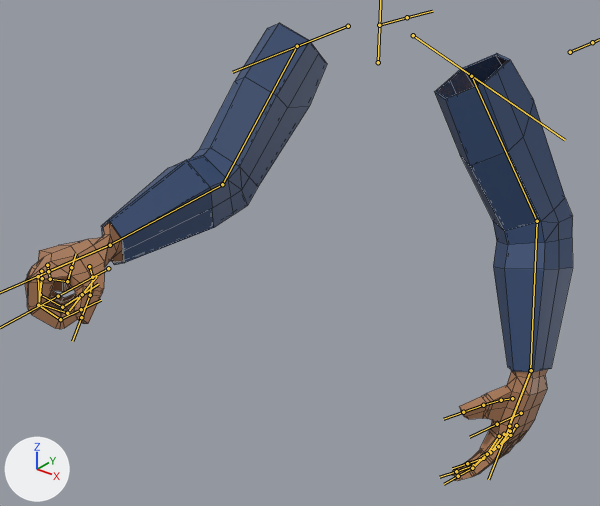
The FBX model Brackeys-Game-Jam Unity/Assets/Resources/Player/Character Arms.fbx, before and after one commit.
The view is the same before and after, from a 50 mm camera at (0.888, -1.353, 0.371) aimed at (0.008, -0.253, -0.311). The axes (+X, +Y, +Z) are drawn at lower left. The lights are the same throughout. Both versions are drawn at frame 15 of the action 'Armature|02_Idle_Flashlight'; the numbers are the values there. The bones that bend it are drawn over the model as lines. Mesh edges are drawn as thin lines.

Objects in the first picture: 'Human Arms', 'Human Arms.001'.
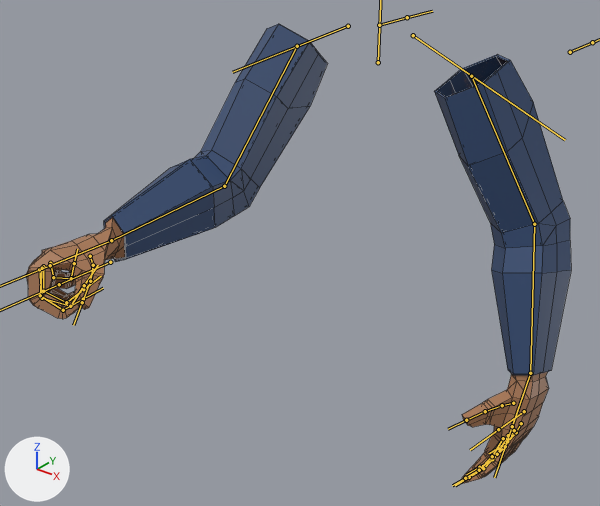
Pixel boxes [x1, y1, x2, y2] of what changed, in the pictures (600 x 506 px):
'Human Arms.001', posed: before [102, 23, 573, 372]; after [104, 24, 571, 375]
'Human Arms', posed: before [25, 56, 548, 481]; after [26, 58, 549, 483]
bone 'UpperArm.L', root to tip: before (471, 76) to (537, 221); after (471, 76) to (534, 224)
bone 'LowerArm.L', root to tip: before (537, 221) to (530, 370); after (534, 224) to (530, 373)
bone 'Hand.L', root to tip: before (530, 370) to (508, 426); after (530, 373) to (512, 427)
bone 'RingFinger1.L', root to tip: before (510, 431) to (498, 446); after (514, 430) to (505, 446)
bone 'RingFinger3.L', root to tip: before (483, 458) to (467, 463); after (492, 459) to (479, 467)
bone 'MiddleFinger1.L', root to tip: before (504, 434) to (490, 452); after (508, 435) to (497, 454)
bone 'MiddleFinger3.L', root to tip: before (473, 465) to (456, 471); after (483, 468) to (469, 477)
bone 'Thumb2.L', root to tip: before (501, 400) to (483, 405); after (502, 405) to (485, 411)
bone 'UpperArm.R', root to tip: before (297, 46) to (222, 184); after (297, 46) to (224, 186)
bone 'LowerArm.R', root to tip: before (222, 184) to (109, 245); after (224, 186) to (111, 240)
bone 'Hand.R', root to tip: before (109, 245) to (47, 271); after (111, 240) to (49, 266)

What the commit changed:
Bone 'UpperArm.L' (bone_upperarm_l) turns from (-18, 13, -71) to (-16, 13, -72) degrees about its own x, y and z.
Bone 'LowerArm.L' (bone_lowerarm_l) turns from (35, 0, 0) to (32, 0, 0) degrees about its own x, y and z.
Bone 'Hand.L' (bone_hand_l) turns from (6, -15, -20) to (1, -15, -21) degrees about its own x, y and z.
Bone 'RingFinger1.L' (bone_ringfinger1_l) moves from (0.003, -0.001, 0.0) to (0.002, -0.001, 0.0).
Bone 'RingFinger1.L' (bone_ringfinger1_l) turns from (0, 0, -14) to (0, 0, -10) degrees about its own x, y and z.
Bone 'RingFinger3.L' (bone_ringfinger3_l) turns from (0, 0, -14) to (0, 0, -10) degrees about its own x, y and z.
Bone 'MiddleFinger1.L' (bone_middlefinger1_l) moves from (0.003, -0.001, 0.0) to (0.002, -0.001, 0.0).
Bone 'MiddleFinger1.L' (bone_middlefinger1_l) turns from (0, 0, -14) to (0, 0, -10) degrees about its own x, y and z.
Bone 'MiddleFinger3.L' (bone_middlefinger3_l) turns from (0, 0, -14) to (0, 0, -10) degrees about its own x, y and z.
Bone 'Thumb2.L' (bone_thumb2_l) turns from (-5, -3, -2) to (0, 0, 0) degrees about its own x, y and z.
Bone 'UpperArm.R' (bone_upperarm_r) turns from (40, -1, 85) to (39, -1, 84) degrees about its own x, y and z.
Bone 'LowerArm.R' (bone_lowerarm_r) turns from (40, 0, 0) to (43, 0, 0) degrees about its own x, y and z.
Bone 'Hand.R' (bone_hand_r) turns from (6, -68, -13) to (2, -59, -9) degrees about its own x, y and z.
